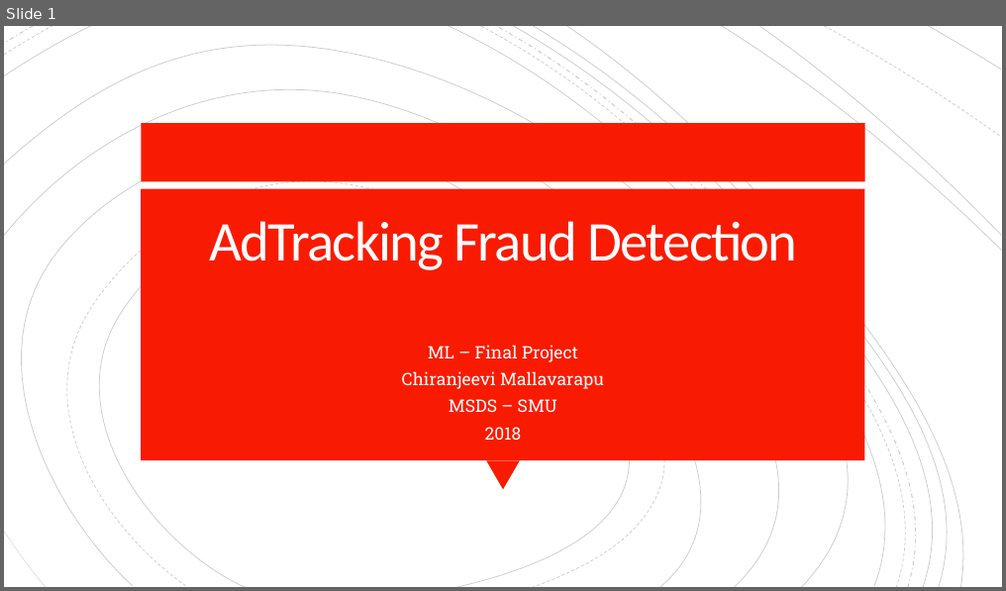
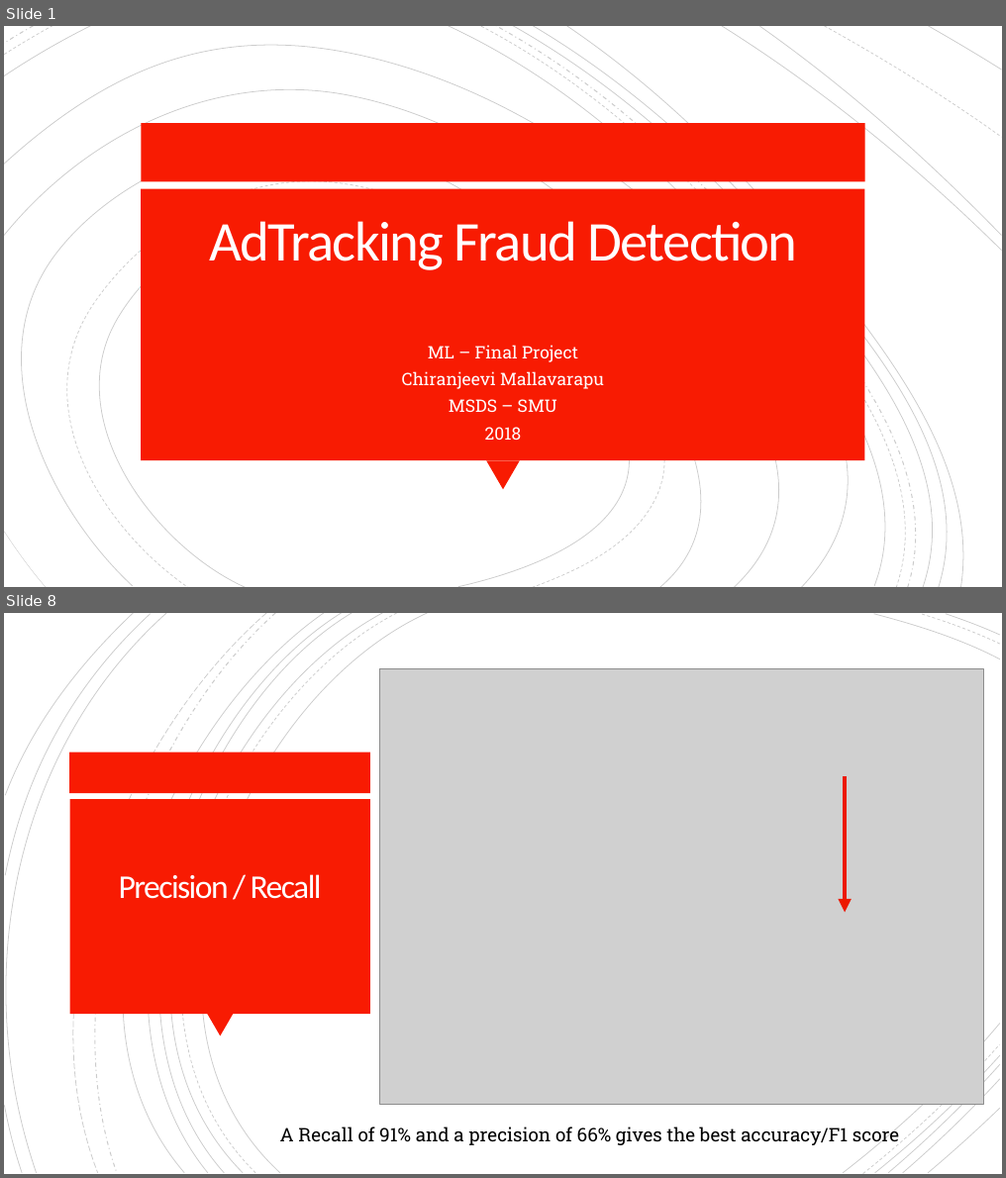
Before and after one commit to ChiruGit/MLProject, a slide deck: MLFinalProject-AdFraudDetection using ConvNeuralNetworks.pptx. Shown one above the other, each under a label of ours: slide 1 before the commit, slides 1 and 8 after it; the slides between them are not shown. The pictures are 1006x591 and 1006x1178 pixels, drawn with LibreOffice and Linux fonts; fonts in the diff are those of the drawing; grey boxes stand for pictures. Boxes give left, top, right and bottom in pixels: in the first picture for what was removed or moved away, otherwise in the second. Text is boxed around its words. In the diff, an @@ line names an element or a change of style, - is before the commit and + after.

```diff
--- a/MLFinalProject-AdFraudDetection using ConvNeuralNetworks.pptx
+++ b/MLFinalProject-AdFraudDetection using ConvNeuralNetworks.pptx
@@ slide 8 added at box(4, 613, 1002, 1174), background #FFFFFF @@
@@ group added at box(4, 613, 1000, 1174): 21 freeform shapes @@
@@ picture added at box(380, 669, 984, 1105) @@
@@ rectangle added at box(70, 753, 371, 793), fill #F81B02 @@
@@ arrow added from (845, 777) to (845, 912), #ED1A02 4.25 pt @@
@@ rectangle added at box(70, 799, 370, 1014), fill #F81B02 @@
@@ title added at box(119, 874, 322, 899), 32 pt, text #FFFEFF @@
+Precision / Recall
@@ triangle added at box(207, 1014, 233, 1037), fill #F81B02 @@
@@ text added at box(280, 1127, 899, 1148), 18 pt, text #000000 @@
+A Recall of 91% and a precision of 66% gives the best accuracy/F1 score
```
Also in this commit, not shown: 3 slides changed, 4 other slides added, 1 other file.
